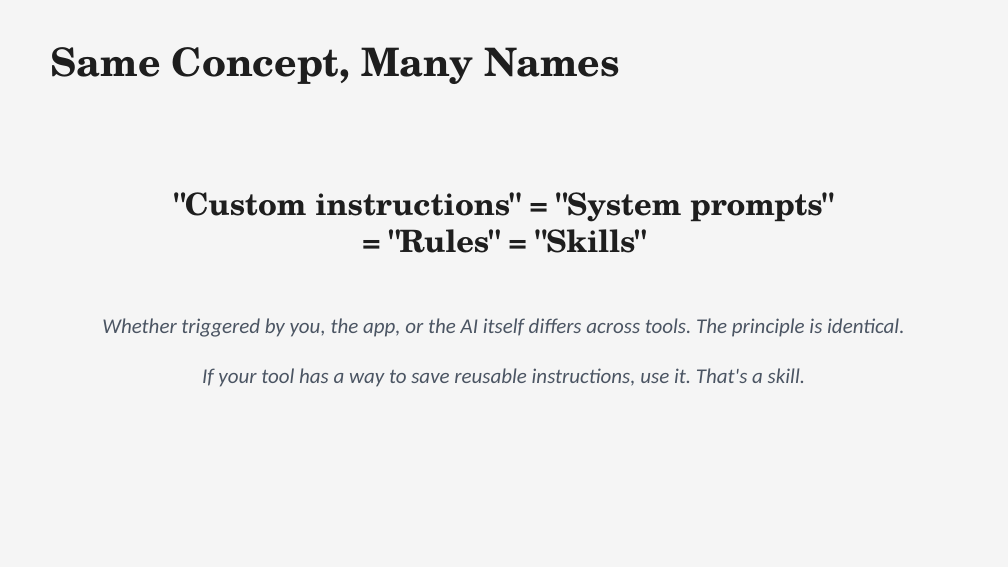
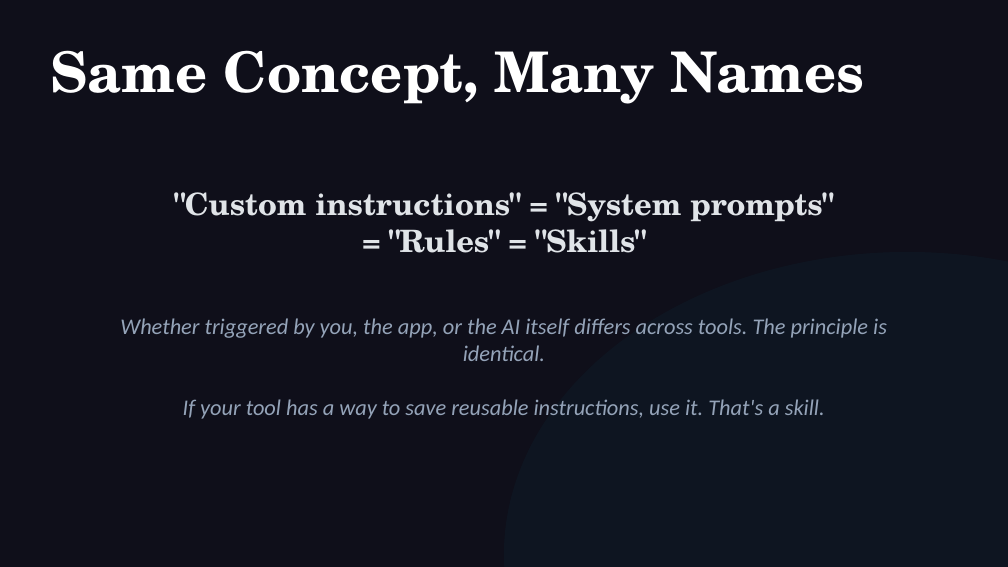
Before and after one commit to michaelengland/ai-best-practices, a slide deck: slide 39 of Getting-Agents-to-Give-Up-Their-Secrets.pptx. Drawn at 1008x567 pixels with LibreOffice and Linux fonts; fonts in the diff are those of the drawing. Boxes give left, top, right and bottom in pixels: in the first picture for what was removed or moved away, otherwise in the second. Text is boxed around its words. In the diff, an @@ line names an element or a change of style, - is before the commit and + after.

```diff
--- a/Getting-Agents-to-Give-Up-Their-Secrets.pptx
+++ b/Getting-Agents-to-Give-Up-Their-Secrets.pptx
@@ background #F5F5F5 to #0F0F1A @@
@@ text "Same Concept, Many Names" at bbox=[50, 50, 865, 104]: size 28 to 40 pt, text colour #1E1E1E to #FFFFFF @@
@@ text ""Custom instructions" = "System prompts"" at bbox=[175, 192, 833, 253]: text colour #1E1E1E to #E0E4E8 @@
@@ ellipse added at bbox=[504, 252, 1008, 567], fill #00B4D8 at 4% opacity @@
@@ text "Whether triggered by you, the ..." at bbox=[120, 318, 887, 419]: size 15 to 16 pt, text colour #4B5563 to #94A3B8 @@
```
Also in this commit, not shown: 46 other slides changed, 1 other file.
